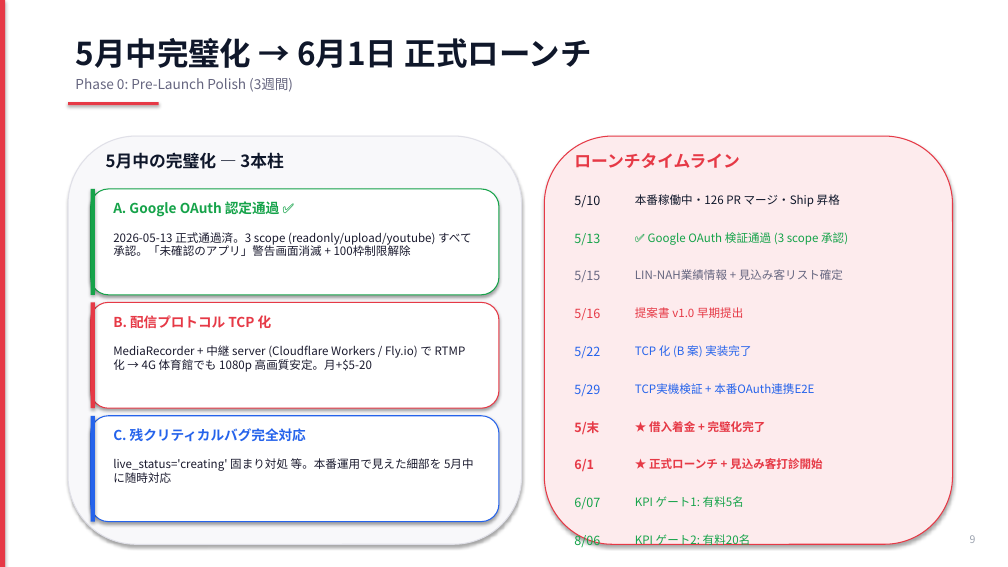
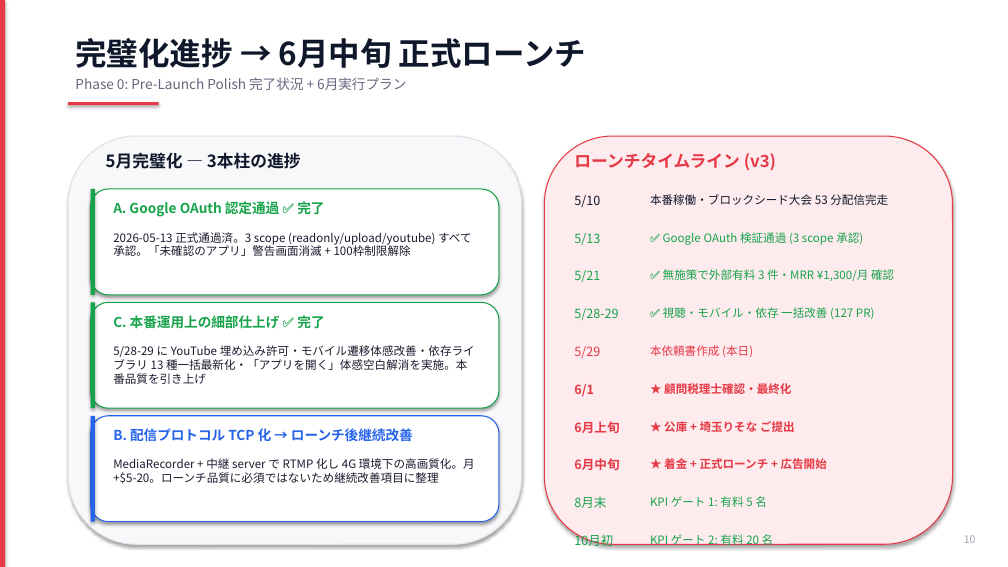
Before and after one commit to LIN-NAH-Yuki-Harada/sports-streaming-app, a slide deck: slide 10 of docs/LIVE_SPOtCH_事業計画書.pptx (slide 9 before the commit). Drawn at 1008x567 pixels with LibreOffice and Linux fonts; fonts in the diff are those of the drawing. Boxes give left, top, right and bottom in pixels: in the first picture for what was removed or moved away, otherwise in the second. Text is boxed around its words. In the diff, an @@ line names an element or a change of style, - is before the commit and + after.

```diff
--- a/docs/LIVE_SPOtCH_事業計画書.pptx
+++ b/docs/LIVE_SPOtCH_事業計画書.pptx
@@ text at [75,38,586,68]: text changed @@
-5月中完璧化 → 6月1日 正式ローンチ
+完璧化進捗 → 6月中旬 正式ローンチ
@@ text at [75,77,406,90]: text changed @@
-Phase 0: Pre-Launch Polish (3週間)
+Phase 0: Pre-Launch Polish 完了状況 + 6月実行プラン
@@ text at [106,152,301,169]: text changed @@
-5月中の完璧化 — 3本柱
+5月完璧化 — 3本柱の進捗
@@ text at [574,153,776,170]: text changed @@
-ローンチタイムライン
+ローンチタイムライン (v3)
@@ text at [113,200,324,218]: text changed @@
-A. Google OAuth 認定通過 ✅
+A. Google OAuth 認定通過 ✅ 完了
@@ text at [650,194,888,205]: text changed @@
-本番稼働中・126 PR マージ・Ship 昇格
+本番稼働・ブロックシード大会 53 分配信完走
@@ text "✅ Google OAuth 検証通過 (3 ...": place and size @@
-text "✅ Google OAuth 検証通過 (3 ..." at [648,232,848,245]
+text "✅ Google OAuth 検証通過 (3 ..." at [663,232,863,245]
@@ text at [663,269,894,281]: text changed; text colour #666680 to #16A34A @@
-LIN-NAH業績情報 + 見込み客リスト確定
+✅ 無施策で外部有料 3 件・MRR ¥1,300/月 確認
@@ text at [574,270,600,282]: text changed; text colour #666680 to #16A34A @@
-5/15
+5/21
@@ rounded rectangle at [91,302,499,408]: outline #E63946 1 pt to #16A34A 1 pt @@
@@ rectangle at [91,302,95,408]: fill #E63946 to #16A34A @@
@@ text at [113,315,324,329]: text changed; text colour #E63946 to #16A34A @@
-B. 配信プロトコル TCP 化
+C. 本番運用上の細部仕上げ ✅ 完了
@@ text at [574,308,618,320]: text changed; text colour #E63946 to #16A34A @@
-5/16
+5/28-29
@@ text at [663,307,875,319]: text changed; text colour #E63946 to #16A34A @@
-提案書 v1.0 早期提出
+✅ 視聴・モバイル・依存 一括改善 (127 PR)
@@ text at [113,345,475,384]: text changed @@
-MediaRecorder + 中継 server (Cloudflare Workers / Fly.io) で RTMP 化 → 4G 体育館でも 1080p 高画質安定。月+$5-20
+5/28-29 に YouTube 埋め込み許可・モバイル遷移体感改善・依存ライブラリ 13 種一括最新化・「アプリを開く」体感空白解消を実施。本番品質を引き上げ
@@ text at [574,346,600,358]: text changed; text colour #2563EB to #E63946 @@
-5/22
+5/29
@@ text at [650,345,753,357]: text changed; text colour #2563EB to #E63946 @@
-TCP 化 (B 案) 実装完了
+本依頼書作成 (本日)
@@ text "6/1": place and size @@
-text "6/1" at [574,459,594,472]
+text "6/1" at [574,384,594,397]
@@ text removed at [574,384,600,396] @@
-5/29
@@ text at [664,383,791,394]: text changed; text colour #2563EB to #E63946; bold on @@
-TCP実機検証 + 本番OAuth連携E2E
+★ 顧問税理士確認・最終化
@@ text at [113,428,413,442]: text changed @@
-C. 残クリティカルバグ完全対応
+B. 配信プロトコル TCP 化 → ローンチ後継続改善
@@ text at [574,421,619,433]: text changed @@
-5/末
+6月上旬
@@ text at [664,421,795,432]: text changed @@
-★ 借入着金 + 完璧化完了
+★ 公庫 + 埼玉りそな ご提出
@@ text at [113,458,475,484]: text changed @@
-live_status='creating' 固まり対処 等。本番運用で見えた細部を 5月中に随時対応
+MediaRecorder + 中継 server で RTMP 化し 4G 環境下の高画質化。月+$5-20。ローンチ品質に必須ではないため継続改善項目に整理
@@ text added at [574,458,619,470], 12 pt, text #E63946, bold @@
+6月中旬
@@ text at [664,458,827,469]: text changed @@
-★ 正式ローンチ + 見込み客打診開始
+★ 着金 + 正式ローンチ + 広告開始
@@ text at [574,496,606,508]: text changed @@
-6/07
+8月末
@@ text at [650,496,767,507]: spaces changed @@
-KPI ゲート1: 有料5名
+KPI ゲート 1: 有料 5 名
@@ text at [574,532,613,549]: text changed @@
-8/06
+10月初
@@ text at [650,532,774,548]: spaces changed @@
-KPI ゲート2: 有料20名
+KPI ゲート 2: 有料 20 名
@@ text at [964,535,976,543]: text changed @@
-9
+10
```
Also in this commit, not shown: 8 other slides changed, 2 slides added, 5 other files.
